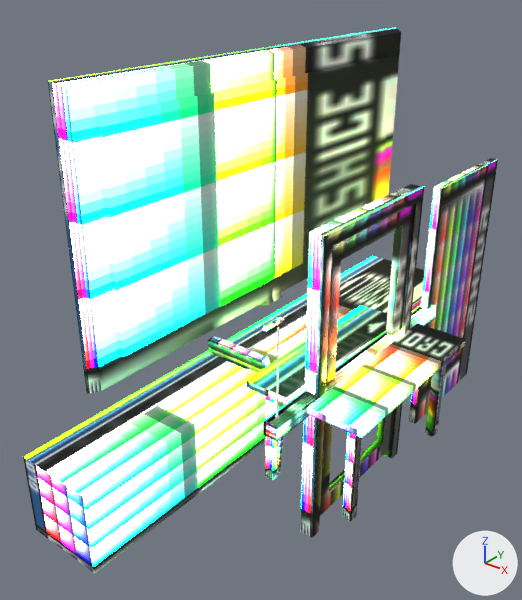
The Blender file assets/3d/main.blend, before and after one commit.
One viewpoint serves both versions: a camera (50 mm lens) standing at (4.23, -7.45, 5.02) and looking at (-1.51, -0.28, 0.58). Every picture has the same lights, and +X, +Y and +Z are marked at lower right. The first picture is the older version.

The scene before the commit, as lines of its bpy script (objects in view):
```python
ob_chair_cushion_2 = bpy.data.objects.new('Chair Cushion 2', me_cube_008)
ob_chair_cushion_2.location = (-1.57, -0.68, -0.33)
ob_chair_cushion_2.rotation_euler = (-1.384, 0.0, 0.0)  # degrees (-79, 0, 0)
ob_chair_cushion_2.scale = (0.538, 0.317, 0.0773)
ob_glass_door = bpy.data.objects.new('Glass Door', me_cube_001)
ob_glass_door.location = (-0.06, 1.0, 0.0)
ob_light = bpy.data.objects.new('Light', me_cylinder)
ob_light.location = (0.0, 0.0, 1.3)
ob_light.scale = (-0.0243, -0.0243, -0.0243)
ob_outer_door = bpy.data.objects.new('Outer Door', me_cube_004)
ob_outer_door.location = (0.0, 0.0, 0.0)
ob_table = bpy.data.objects.new('Table', me_cube_005)
ob_table.location = (0.0, 0.0, 0.0)
ob_table_legs = bpy.data.objects.new('Table Legs', me_cube_006)
ob_table_legs.location = (0.0, 0.0, -0.16)
ob_table_legs.scale = (0.192, 0.192, 0.192)
ob_tv = bpy.data.objects.new('TV', me_cube_010)
ob_tv.location = (-1.57, 0.0, 2.2)
ob_tv_skrinka = bpy.data.objects.new('TV Skrinka', me_cube_009)
ob_tv_skrinka.location = (-1.57, 0.0, -0.8)
ob_wooden_door = bpy.data.objects.new('Wooden Door', me_cube_002)
ob_wooden_door.location = (0.0, 2.81, 0.0)
ob_wooden_door.scale = (-0.0596, 1.0, 2.0)
```
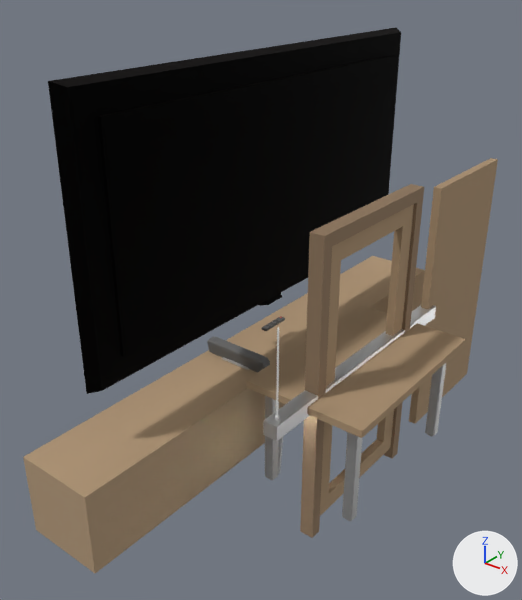
Location of each change, [x1, y1, x2, y2] in pixels of the pictures (522 x 600 px):
part 1 of me_cylinder, deleted
    before: [263, 305, 436, 441]
part 2 of me_cylinder, surface changed (darker)
    before: [275, 327, 279, 420]
    after: [263, 305, 436, 441]
part 3 of me_cube_001, surface changed
    both: [320, 204, 414, 516]
part 4 of me_cube_002, surface changed
    both: [409, 158, 498, 424]
part 5 of me_cube_004, surface changed
    both: [300, 184, 424, 538]
part 6 of me_cube_005, surface changed
    both: [246, 305, 465, 438]
part 7 of me_cube_006, surface changed
    both: [265, 363, 446, 521]
part 8 of me_cube_008, surface changed (green to grey)
    both: [207, 336, 270, 372]
part 9 of me_cube_010, surface changed (darker)
    both: [48, 28, 401, 394]
part 10 of me_cube_009, surface changed
    both: [23, 256, 425, 573]

Patch to the scene script:
```diff
--- a/assets/3d/main.blend.py
+++ b/assets/3d/main.blend.py
@@ me_cylinder @@
 # used by ob_light; location = (0.0, 0.0, 1.3); scale = (-0.0243, -0.0243, -0.0243)
-me_cylinder.from_pydata(...)  # 80 vertices, 68 faces; spans x -4.0..4.0, y -82.0..82.0, z 0.0..58.0
+me_cylinder.from_pydata(...)  # 64 vertices, 54 faces; spans x -4.0..4.0, y -82.0..82.0, z 0.0..58.0
+# me_cylinder part 1: the loose piece of 16 vertices spanning x -4.0..4.0, y -82.0..82.0, z 49.0..58.0 is deleted
+# me_cylinder part 2: 54 kept faces spanning x -4.0..4.0, y -82.0..82.0, z 0.0..58.0 get new texture (UV) coordinates
 me_cylinder.materials.append(mat_pixpal)
@@ me_cube_001 @@
 me_cube_001.from_pydata(...)  # 16 vertices, 16 faces; spans x 0.0..0.12, y -2.0..0.0, z -2.0..2.0
+# me_cube_001 part 3: texture (UV) coordinates of 16 of 16 faces, centred in x 0.0..0.12, y -2.0..0.0, z -2.0..2.0, changed; they spanned u 0.12..0.88, v 0.0..1.0 and now span u 0.21..0.22, v 0.48..0.48
 me_cube_001.materials.append(mat_pixpal)
@@ me_cube_002 @@
 me_cube_002.from_pydata(...)  # 8 vertices, 6 faces; spans x -1.0..1.0, y -1.0..1.0, z -1.0..1.0
 # used by ob_wooden_door; location = (0.0, 2.81, 0.0); scale = (-0.0596, 1.0, 2.0)
+# me_cube_002 part 4: texture (UV) coordinates of 6 of 6 faces, centred in x -1.0..1.0, y -1.0..1.0, z -1.0..1.0, changed; they spanned u 0.12..0.88, v 0.0..1.0 and now span u 0.21..0.22, v 0.48..0.48
 me_cube_002.materials.append(mat_pixpal)
@@ me_cube_004 @@
 me_cube_004.from_pydata(...)  # 16 vertices, 14 faces; spans x -0.1..0.1, y -1.18..1.18, z -2.2..2.18
+# me_cube_004 part 5: texture (UV) coordinates of 14 of 14 faces, centred in x -0.1..0.1, y -1.18..1.18, z -2.2..2.18, changed; they spanned u 0.38..0.88, v 0.0..1.0 and now span u 0.21..0.22, v 0.46..0.46
 me_cube_004.materials.append(mat_pixpal)
@@ me_cube_005 @@
 me_cube_005.from_pydata(...)  # 24 vertices, 14 faces; spans x -0.87..0.87, y -1.4..1.4, z -0.05..0.05
+# me_cube_005 part 6: texture (UV) coordinates of 14 of 14 faces, centred in x -0.87..0.87, y -1.4..1.4, z -0.05..0.05, changed; they spanned u 0.12..0.88, v 0.0..1.0 and now span u 0.22..0.22, v 0.48..0.48
 me_cube_005.materials.append(mat_pixpal)
@@ me_cube_006 @@
 me_cube_006.from_pydata(...)  # 84 vertices, 74 faces; spans x -3.74..0.0, y -6.4..0.0, z -7.32..0.66
 # used by ob_table_legs; location = (0.0, 0.0, -0.16); scale = (0.192, 0.192, 0.192)
+# me_cube_006 part 7: texture (UV) coordinates of 74 of 74 faces, centred in x -3.72..0.0, y -6.38..0.0, z -7.32..0.66, changed; they spanned u 0.12..0.88, v 0.0..1.0 and now span u 0.4..0.4, v 0.15..0.15
 me_cube_006.materials.append(mat_pixpal)
@@ me_cube_008 @@
 me_cube_008.from_pydata(...)  # 56 vertices, 54 faces; spans x -1.0..1.0, y -1.0..1.0, z -1.0..1.0
 # used by ob_chair_cushion_2; location = (-1.57, -0.68, -0.33); rotation_euler = (-1.384, 0.0, 0.0), in degrees (-79, 0, 0); scale = (0.538, 0.317, 0.0773)
+# me_cube_008 part 8: texture (UV) coordinates of 54 of 54 faces, centred in x -1.0..1.0, y -1.0..1.0, z -1.0..1.0, changed; they spanned u 0.12..0.88, v 0.0..1.0 and now span u 0.2..0.2, v 0.1..0.1
 me_cube_008.materials.append(mat_pixpal)
@@ me_cube_010 @@
 me_cube_010.from_pydata(...)  # 52 vertices, 50 faces; spans x -0.08..0.12, y -3.27..3.27, z -1.79..1.72
+# me_cube_010 part 9: texture (UV) coordinates of 50 of 50 faces, centred in x -0.08..0.12, y -3.23..3.23, z -1.76..1.69, changed; they spanned u 0.12..0.88, v 0.0..1.0 and now span u 0.2..0.61, v 0.02..0.08
 me_cube_010.materials.append(mat_pixpal)
@@ me_cube_009 @@
 me_cube_009.from_pydata(...)  # 52 vertices, 50 faces; spans x -0.55..0.55, y -3.9..3.9, z -0.55..0.55
+# me_cube_009 part 10: texture (UV) coordinates of 50 of 50 faces, centred in x -0.55..0.55, y -3.9..3.9, z -0.55..0.55, changed; they spanned u 0.12..0.88, v 0.0..1.0 and now span u 0.21..0.22, v 0.48..0.48
 me_cube_009.materials.append(mat_pixpal)
```
